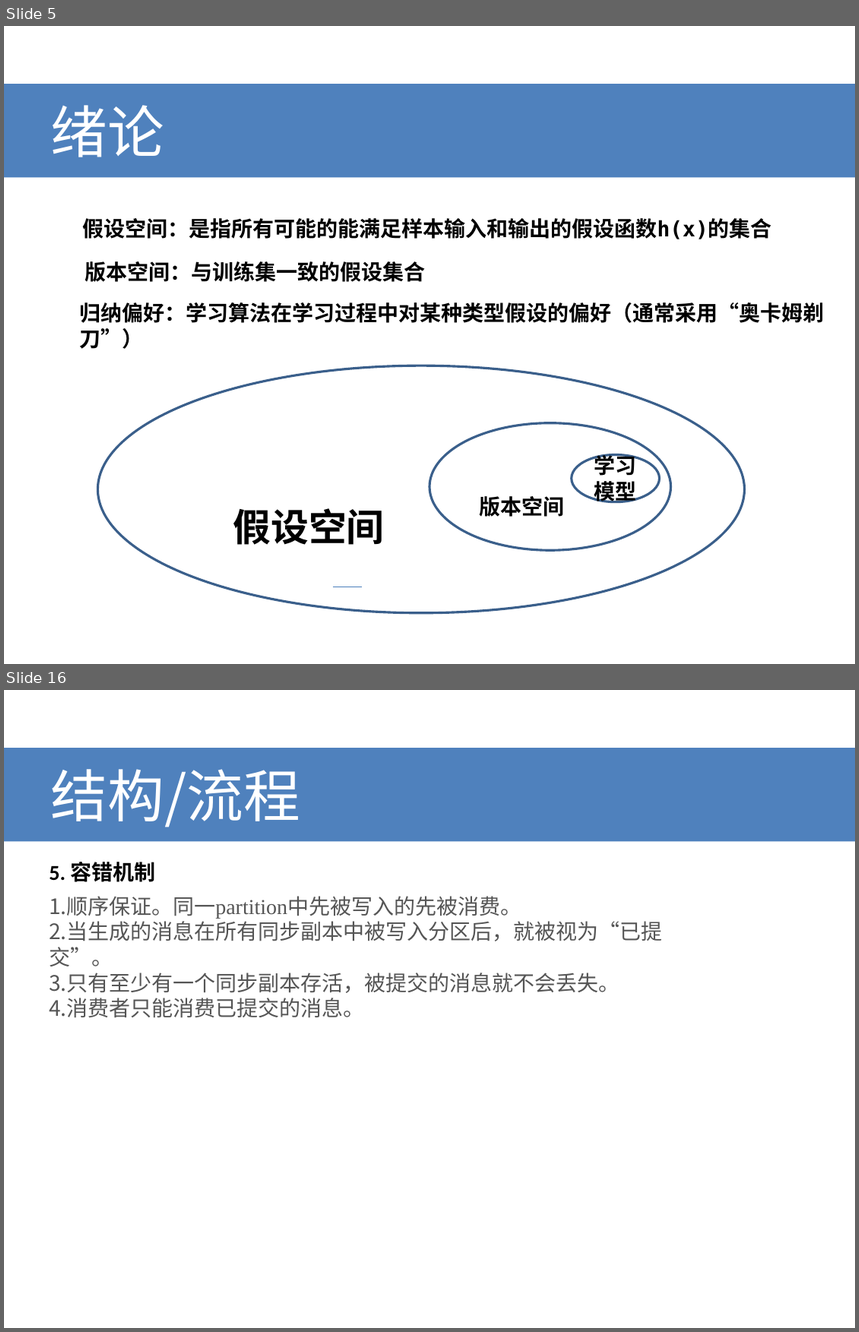
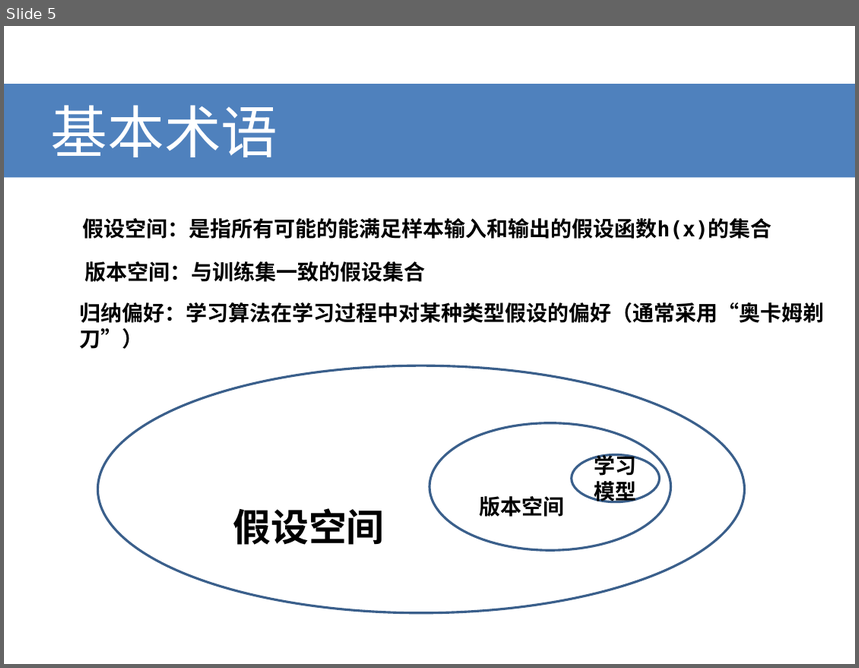
Before and after one commit to bayud/machine_learning_zzh, a slide deck: 机器学习(周志华)系列分享.pptx. Shown one above the other, each under a label of ours: slides 5 and 16 before the commit, slide 5 after it; the slides between them are not shown. The pictures are 859x1332 and 859x668 pixels, drawn with LibreOffice and Linux fonts; fonts in the diff are those of the drawing. Boxes give left, top, right and bottom in pixels: in the first picture for what was removed or moved away, otherwise in the second. Text is boxed around its words. In the diff, an @@ line names an element or a change of style, - is before the commit and + after.

```diff
--- a/机器学习(周志华)系列分享.pptx
+++ b/机器学习(周志华)系列分享.pptx
@@ slide 16 removed at (4, 690, 855, 1328), background #FFFFFF @@
@@ title removed at (4, 748, 855, 841) @@
-结构/流程
@@ text removed at (49, 862, 155, 882) @@
-5. 容错机制
@@ text removed at (49, 896, 662, 1018) @@
-1. 顺序保证。同一partition中先被写入的先被消费。
-2. 当生成的消息在所有同步副本中被写入分区后，就被视为“已提交”。
-3. 只有至少有一个同步副本存活，被提交的消息就不会丢失。
-4. 消费者只能消费已提交的消息。
@@ slide 5 changed as well @@
@@ title at (51, 105, 278, 157): text changed @@
-绪论
+基本术语
@@ line removed from (332, 587) to (361, 587) @@
```
Also in this commit, not shown: 1 other slide changed, 19 slides added, 13 other slides removed.
